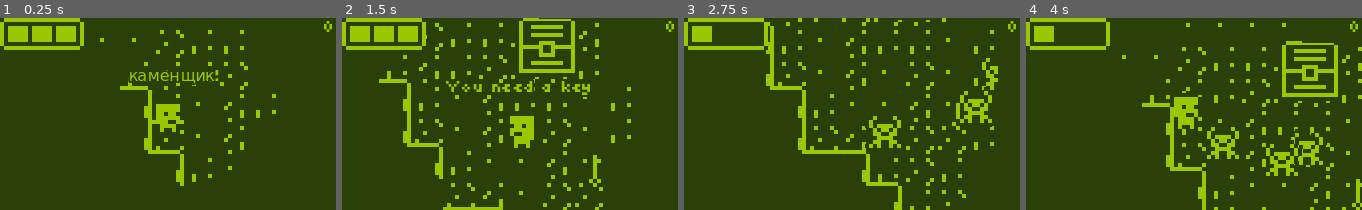
Above: before the commit, frames 1-4 (left to right).
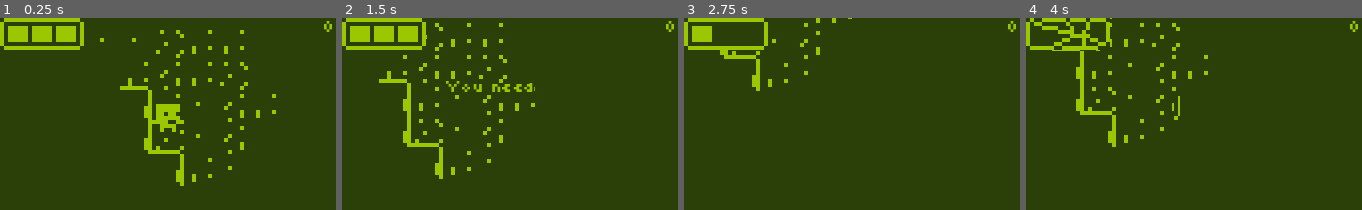
Above: after the commit, the same moments.

Repository: TheAihopGG/nokia-3310-jam-7
Game: Godot game, scene res://Scenes/game.tscn
Same seed, same stepped clock (60 frames per second), same inputs: the game is played once before the commit and once after it.
Inputs (mouse positions are in pixels of both pictures, inside the frame that each line leads up to):
- Up to frame 1 (0.25 s): no input
- Up to frame 2 (1.5 s): tap Enter at 0.5 s; move the mouse to (583, 104) at 0.52 s; hold Right (ui_right) 0.53-1.28 s; hold F (interact) 0.53-1.28 s; move the mouse to (442, 123) at 1.27 s; hold Down (ui_down) from 1.28 s (still down); click (442, 123) at 1.35 s
- Up to frame 3 (2.75 s): move the mouse to (885, 71) at 2.02 s; release Down (ui_down) at 2.03 s; hold Right (ui_right) from 2.03 s (still down); hold F (interact) from 2.03 s (still down)
- Up to frame 4 (4 s): move the mouse to (1177, 152) at 2.77 s; release Right (ui_right) at 2.78 s; release F (interact) at 2.78 s; hold Up (ui_up) 2.78-3.53 s; click (1177, 152) at 2.85 s; move the mouse to (1294, 142) at 3.52 s; hold Left (ui_left) from 3.53 s (still down); hold F (interact) from 3.53 s (still down)

The runs differ from the first frame. In frame 1, 0.8% of the frame differs, in the area x 38-65%, y 27-36%; in frame 2, 5.7%; in frame 3, 8.1%; in frame 4, 13%, in the area x 2-100%, y 0-100%.
Error after the commit: Invalid assignment of property or key 'knockback_direction' with value of type 'Vector2' on a base object of type 'Area2D (Hitbox)'. (res://Scenes/Characters/P…

Commit message:
fix: kickback

Diff:
--- a/Scenes/Characters/Player/player.gd
+++ b/Scenes/Characters/Player/player.gd
@@ -16,11 +16,6 @@
     GlobalVars.player = self
     current_tile_position = tile_map.layer_fog.local_to_map(global_position)
     clear_fow()
-    dialog.say([
-        "Я каменщик!",
-        "Работаю три дня!!",
-        "БЕЗ ЗАРПЛАТЫ ААААА!!!"
-    ])
 
 func _process(_delta: float) -> void:
     var mouse_direction: Vector2 = (get_global_mouse_position() - global_position).normalized()
--- a/Scenes/Characters/hitbox.gd
+++ b/Scenes/Characters/hitbox.gd
@@ -3,8 +3,8 @@
 
 @export var damage : int = -1
 @export var delay_attack : float = 0.5
-@export var knockback_force : int = 150
-var knockback_direction : Vector2 = Vector2.ZERO
+@export var kickback_force : int = 150
+var kickback_direction : Vector2 = Vector2.ZERO
 
 @onready var collision : CollisionShape2D = get_child(0)
 @onready var timer     : Timer = Timer.new()
@@ -40,4 +40,4 @@
     if not body or not body.has_node("HealthComponent") or body == parent:
         pass
     else:
-        body.get_node("HealthComponent").take_damage(parent, damage, knockback_direction, knockback_force)
+        body.get_node("HealthComponent").take_damage(parent, damage, kickback_direction, kickback_force)
